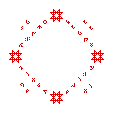
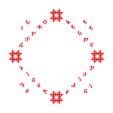
Before/after of a 113×113 layered artwork. What changed in the layer stack:
showed "Glyphs Emissive Glow", painted on it over [8, 8, 105, 105]
hid "Glyphs Emissive" over [9, 9, 104, 104]
